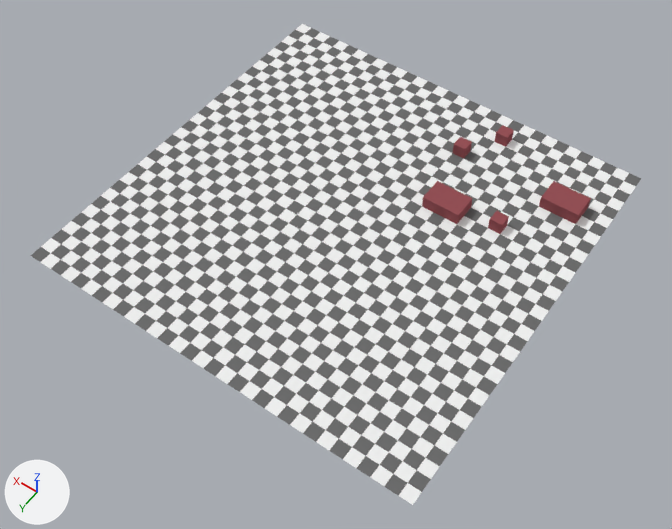
One commit to the Blender file Assets/Blender/WorldMesh.blend: the scene before it, then after it.
The view is the same before and after, from a camera (50 mm lens) standing at (-9.4, 52.9, 51.5) and looking at (14.6, 19.3, -1.3). Lighting does not change. The marker at lower left points along +X, +Y and +Z.

Names of what the first picture shows: 'Chunk(0,0)', 'Chunk(0,1)', 'Chunk(1,0)', 'Chunk(1,1)', 'Cube.002', 'Cube.003'.
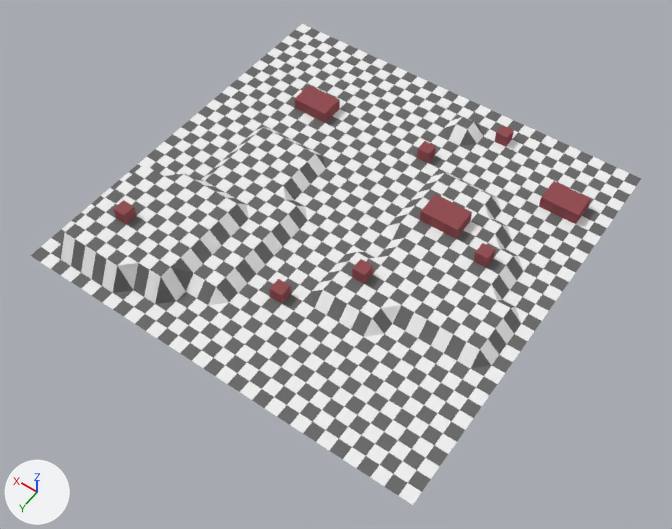
The change in detail:
me_chunk is used by ob_chunk_0_0; location (0.0, 0.0, 0.0).
Before the commit, vertices of me_chunk: 224 (13.0, 3.0, 0.0) at pixel (472, 131), 225 (13.0, 4.0, 0.0) at pixel (465, 138), 241 (14.0, 3.0, 0.0) at pixel (461, 126), 242 (14.0, 4.0, 0.0) at pixel (454, 133).
me_chunk had 289 vertices, 256 faces and spanned x 0.0..16.0, y 0.0..16.0, z 0.0.
me_chunk now has 289 vertices, 256 faces and spans x 0.0..16.0, y 0.0..16.0, z 0.0..1.0.
me_chunk part 1: 59 of the vertices in x 4.0..12.0, y 9.0..16.0, z 0.0 are moved by (0.0, 0.0, 1.0).
Part 2, on me_chunk:
Vertices 224, 225, 241, 242 of me_chunk move by (0.0, 0.0, 1.0).
me_chunk_001 is used by ob_chunk_0_1; location (0.0, 16.0, 0.0).
me_chunk_001 had 289 vertices, 256 faces and spanned x 0.0..16.0, y 0.0..16.0, z 0.0.
me_chunk_001 now has 289 vertices, 256 faces and spans x 0.0..16.0, y 0.0..16.0, z 0.0..1.0.
me_chunk_001 part 3: 74 of the vertices in x 2.0..13.0, y 0.0..7.0, z 0.0 are moved by (0.0, 0.0, 1.0).
me_chunk_002 has 289 vertices, 256 faces and spans x 0.0..16.0, y 0.0..16.0, z 0.0.
me_chunk_002 is used by ob_chunk_1_0; location (16.0, 0.0, 0.0).
me_chunk_002 part 4: all 24 vertices in x 5.0..10.0, y 13.0..16.0, z 0.0 are moved by (0.0, 0.0, 1.0).
me_chunk_003 is used by ob_chunk_1_1; location (16.0, 16.0, 0.0).
me_chunk_003 had 289 vertices, 256 faces and spanned x 0.0..16.0, y 0.0..16.0, z 0.0.
me_chunk_003 now has 289 vertices, 256 faces and spans x 0.0..16.0, y 0.0..16.0, z 0.0..2.0.
me_chunk_003 part 5: 57 of the vertices in x 3.0..10.0, y 0.0..11.0, z 0.0 are moved by (0.0, 0.0, 1.0).
me_chunk_003 part 6: 84 of the vertices in x 6.0..14.0, y 5.0..14.0, z 0.0 are moved by (0.0, 0.0, 2.0).
Object 'Cube.002' (ob_cube_002) moves from (9.0, 10.0, 0.0) to (8.0, 12.0, 1.0).
Object 'Cube.008' (ob_cube_008) is new; it shows a copy of the mesh of ob_cube_004.
Its location is (27.0, 26.0, 2.0).
Its scale is (0.5, 0.5, 0.5).
Object 'Cube.007' (ob_cube_007) is new; it shows a copy of the mesh of ob_cube_003.
Its location is (23.0, 7.0, 0.0).
Its scale is (0.5, 0.5, 0.5).
Object 'Cube.006' (ob_cube_006) is new; it shows a copy of the mesh of ob_cube_004.
Its location is (15.0, 24.0, 0.0).
Its scale is (0.5, 0.5, 0.5).
Object 'Cube.005' (ob_cube_005) is new; it shows a copy of the mesh of ob_cube_004.
Its location is (11.0, 20.0, 1.0).
Its scale is (0.5, 0.5, 0.5).

Where the change shows, as pixel boxes [x1, y1, x2, y2] in the pictures (672 x 529 px; the box of a moved part takes in the faces that stretch with it):
'Cube.002', moved: before [422, 181, 473, 224]; after [420, 194, 472, 239]
'Cube.007', added (brown): after [294, 85, 340, 123]
'Cube.005', added: after [352, 259, 373, 284]
'Cube.006', added: after [270, 279, 291, 304]
'Cube.008', added: after [113, 200, 136, 225]
part 1 of me_chunk, moved or reshaped: [381, 169, 530, 300] in both
part 2 of me_chunk, moved or reshaped: [438, 114, 489, 151] in both
part 3 of me_chunk_001, moved or reshaped: before [303, 241, 528, 376]; after [303, 238, 528, 376]
part 4 of me_chunk_002, moved or reshaped: before [230, 124, 333, 192]; after [231, 124, 333, 192]
part 5 of me_chunk_003, moved or reshaped: before [175, 154, 316, 312]; after [171, 150, 316, 312]
part 6 of me_chunk_003, moved or reshaped: before [51, 170, 239, 311]; after [51, 165, 237, 311]
